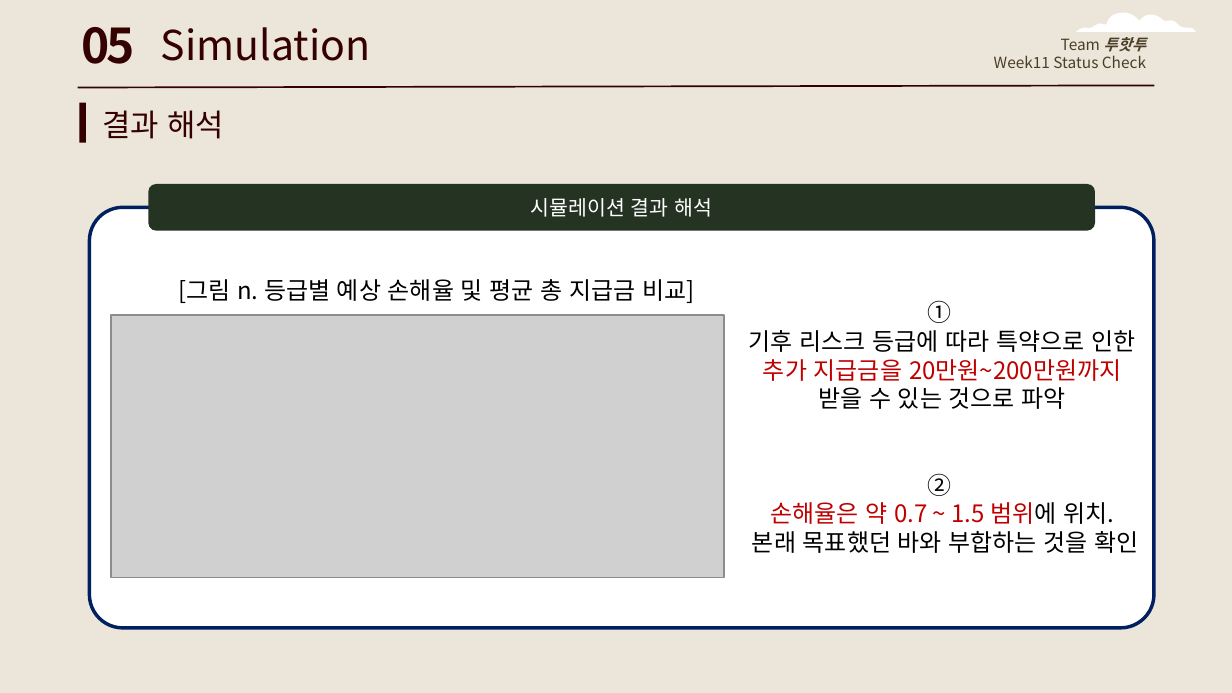
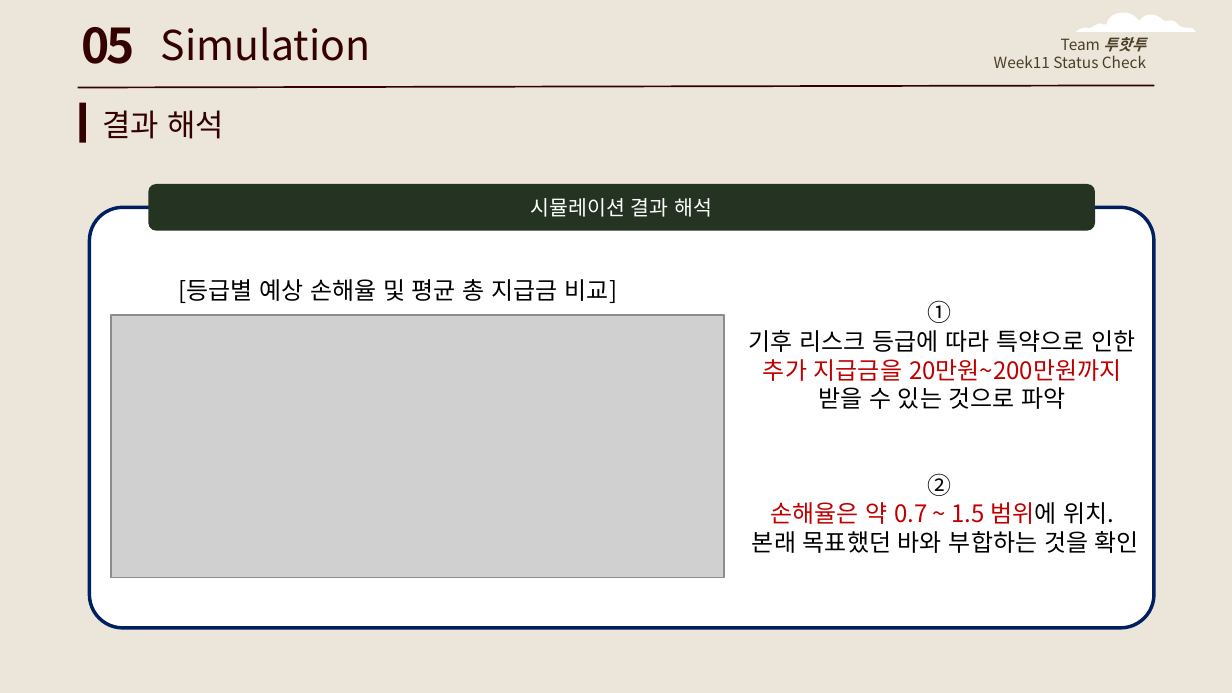
Before and after one commit to NamYoonJi/capstone-project-slides, a slide deck: slide 33 of week 12 mid progress report.pptx. Drawn at 1232x693 pixels with LibreOffice and Linux fonts; fonts in the diff are those of the drawing; grey boxes stand for pictures. Boxes give left, top, right and bottom in pixels: in the first picture for what was removed or moved away, otherwise in the second. Text is boxed around its words. In the diff, an @@ line names an element or a change of style, - is before the commit and + after.

```diff
--- a/week 12 mid progress report.pptx
+++ b/week 12 mid progress report.pptx
@@ text at (178,279,617,303): text changed @@
-[그림 n. 등급별 예상 손해율 및 평균 총 지급금 비교]
+[등급별 예상 손해율 및 평균 총 지급금 비교]
```
Also in this commit, not shown: 5 other slides changed.
